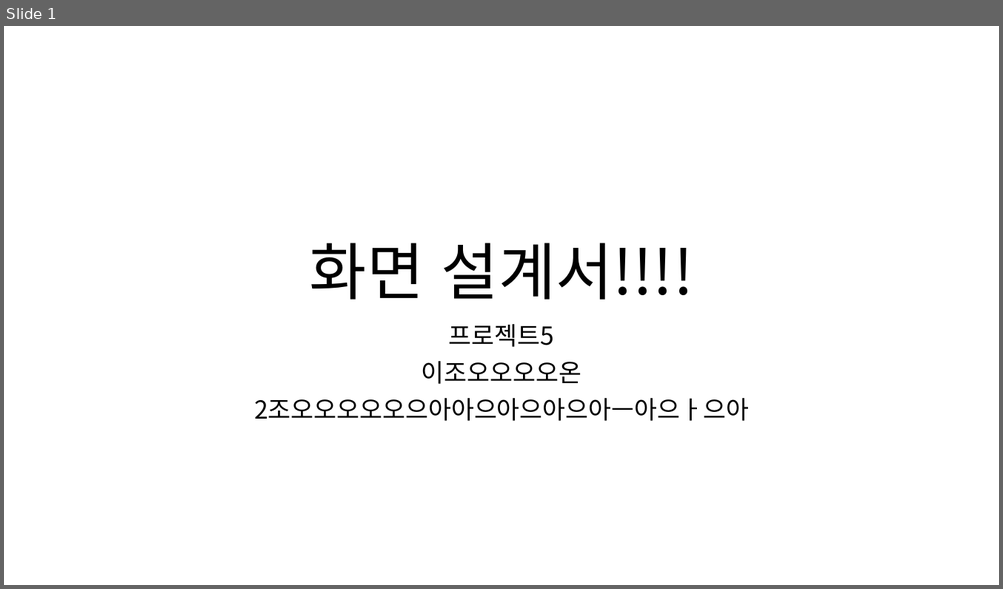
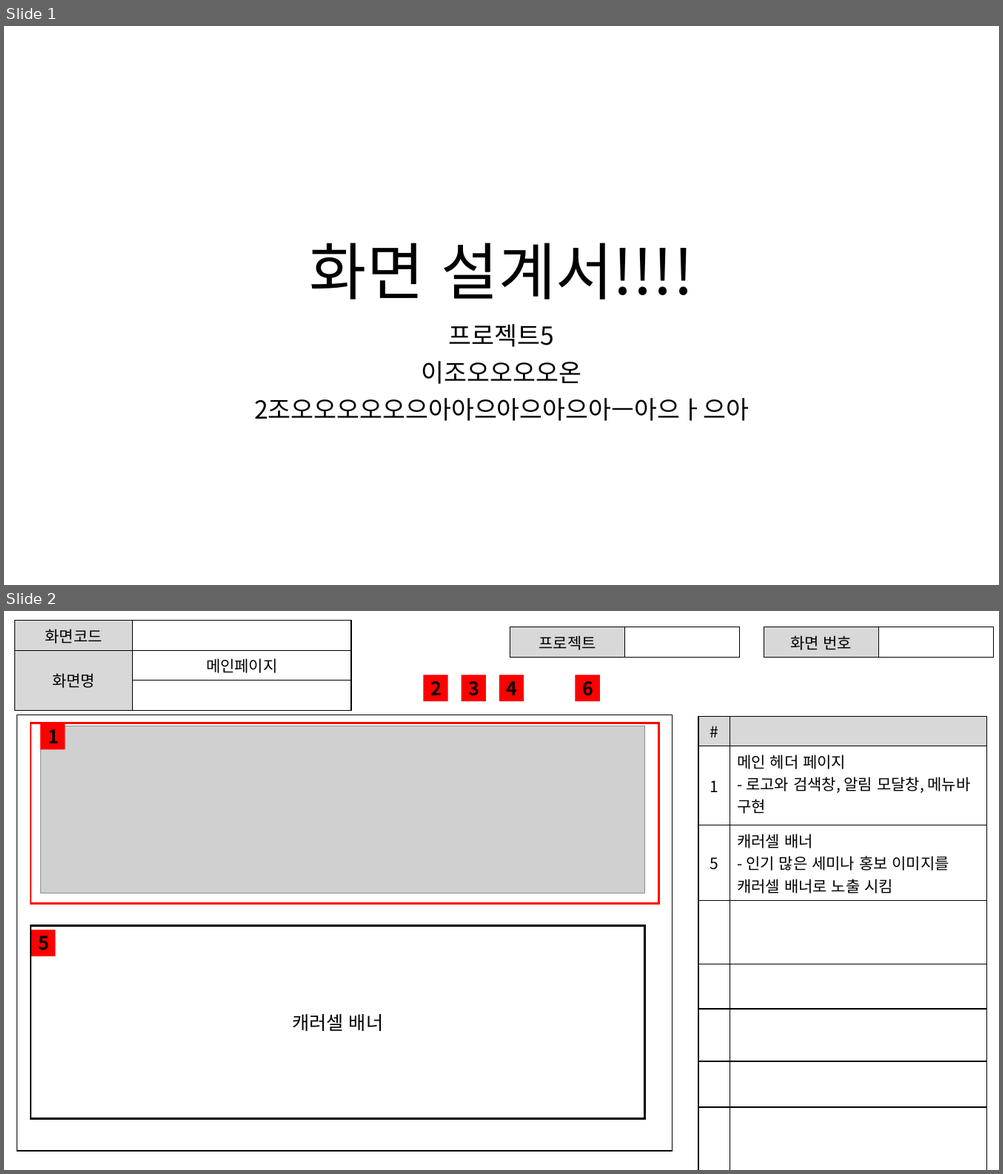
Before and after one commit to ezenteam2/e-Zone, a slide deck: 0 발표용 파워포인트/0403 1차발표/0403 project05 - 파워포인트 - 기범.pptx. Shown one above the other, each under a label of ours: slide 1 before the commit, slides 1 and 2 after it. The pictures are 1003x589 and 1003x1174 pixels, drawn with LibreOffice and Linux fonts; fonts in the diff are those of the drawing; grey boxes stand for pictures. Boxes give left, top, right and bottom in pixels: in the first picture for what was removed or moved away, otherwise in the second. Text is boxed around its words. In the diff, an @@ line names an element or a change of style, - is before the commit and + after.

Commit message:
화면 설계 완료

```diff
--- a/0 발표용 파워포인트/0403 1차발표/0403 project05 - 파워포인트 - 기범.pptx
+++ b/0 발표용 파워포인트/0403 1차발표/0403 project05 - 파워포인트 - 기범.pptx
@@ slide 2 added at [4,611,999,1170], background #FFFFFF @@
@@ table added at [14,621,351,699], 3 rows, 2 columns @@
+화면코드 | 
+화면명 | 메인페이지
+ | 
@@ table added at [510,627,740,653], 1 rows, 2 columns @@
+프로젝트 | 
@@ table added at [763,627,993,653], 1 rows, 2 columns @@
+화면 번호 | 
@@ rectangle added at [424,675,448,701], fill #FF0000, 18 pt, text #000000, bold @@
+2
@@ rectangle added at [461,675,486,701], fill #FF0000, 18 pt, text #000000, bold @@
+3
@@ rectangle added at [499,675,524,701], fill #FF0000, 18 pt, text #000000, bold @@
+4
@@ rectangle added at [575,675,600,701], fill #FF0000, 18 pt, text #000000, bold @@
+6
@@ rectangle added at [17,715,671,1151], fill #FFFFFF, outline #000000 1 pt @@
@@ table added at [699,716,987,1168], 8 rows, 2 columns @@
+# | 
+1 | 메인 헤더 페이지 / - 로고와 검색창, 알림 모달창, 메뉴바 구현
+5 | 캐러셀 배너 / - 인기 많은 세미나 홍보 이미지를 캐러셀 배너로 노출 시킴
+ | 
+ | 
+ | 
+ | 
+ | 
@@ rectangle added at [31,723,658,903], outline #FF0000 2 pt @@
@@ picture added at [40,726,645,894] @@
@@ rectangle added at [40,723,65,749], fill #FF0000, 18 pt, text #000000, bold @@
+1
@@ rectangle added at [31,931,56,957], fill #FF0000, 18 pt, text #000000, bold @@
+5
@@ rectangle added at [31,925,645,1119], outline #000000 2 pt, 18 pt, text #000000 @@
+캐러셀 배너
```
Also in this commit, not shown: 4 other slides added, 2 other files.
